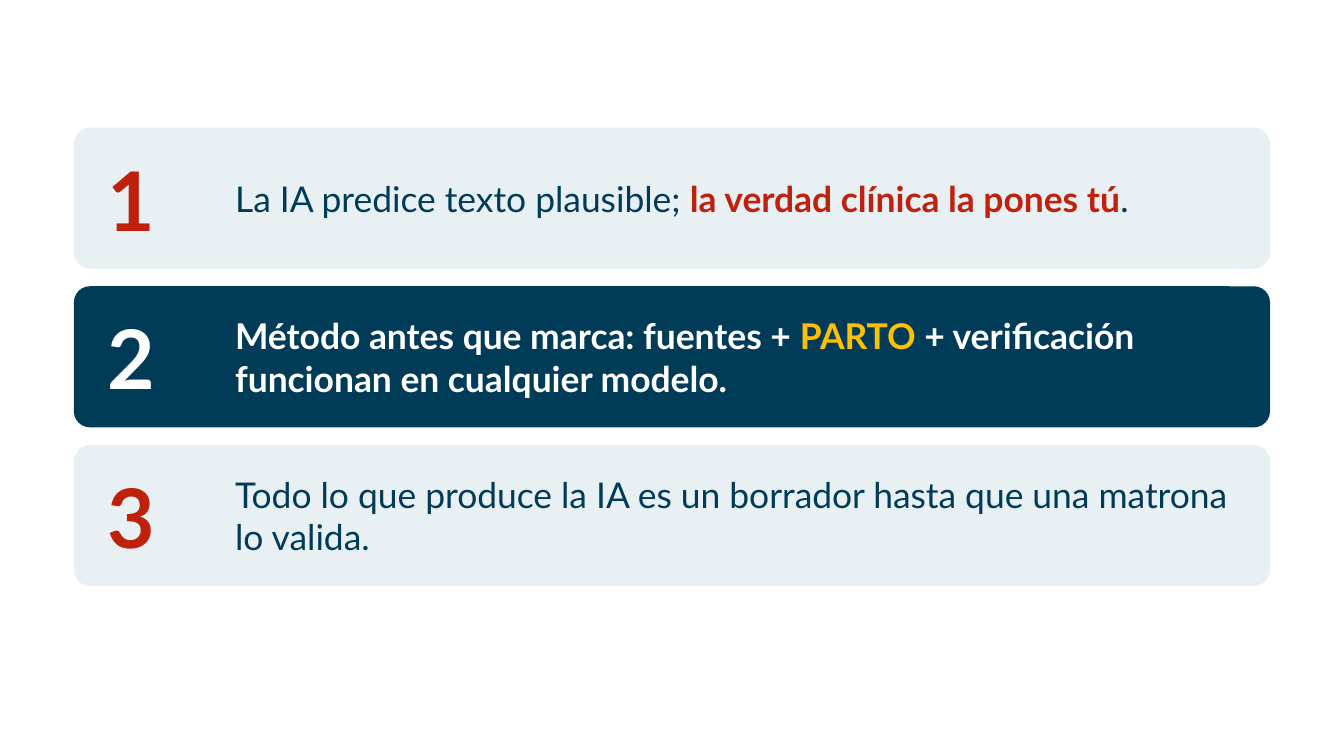
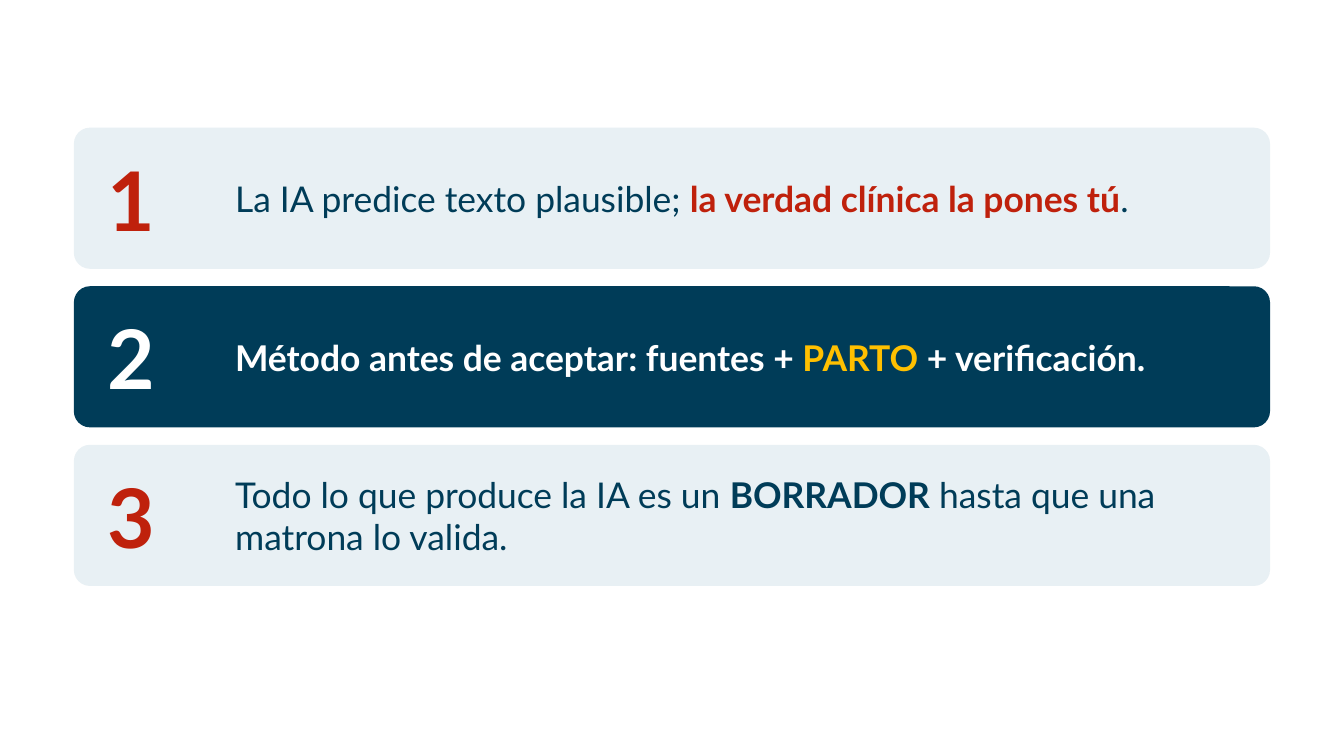
Before and after one commit to iCristian/jornada-alumni-2026, a slide deck: slide 30 of Presentaciones/IA_Matroneria_Parte_1.pptx (slide 29 before the commit). Drawn at 1344x756 pixels with LibreOffice and Linux fonts; fonts in the diff are those of the drawing; background and template pictures are left out. Boxes give left, top, right and bottom in pixels: in the first picture for what was removed or moved away, otherwise in the second. Text is boxed around its words. In the diff, an @@ line names an element or a change of style, - is before the commit and + after.

```diff
--- a/Presentaciones/IA_Matroneria_Parte_1.pptx
+++ b/Presentaciones/IA_Matroneria_Parte_1.pptx
@@ text at bbox=[235, 344, 1145, 377]: text changed @@
-Método antes que marca: fuentes + PARTO + verificación funcionan en cualquier modelo.
+Método antes de aceptar: fuentes + PARTO + verificación.
@@ text at bbox=[235, 482, 1155, 551]: text changed @@
-Todo lo que produce la IA es un borrador hasta que una matrona lo valida.
+Todo lo que produce la IA es un BORRADOR hasta que una matrona lo valida.
```
Also in this commit, not shown: 5 other slides changed, 1 slide added, 4 other files.
